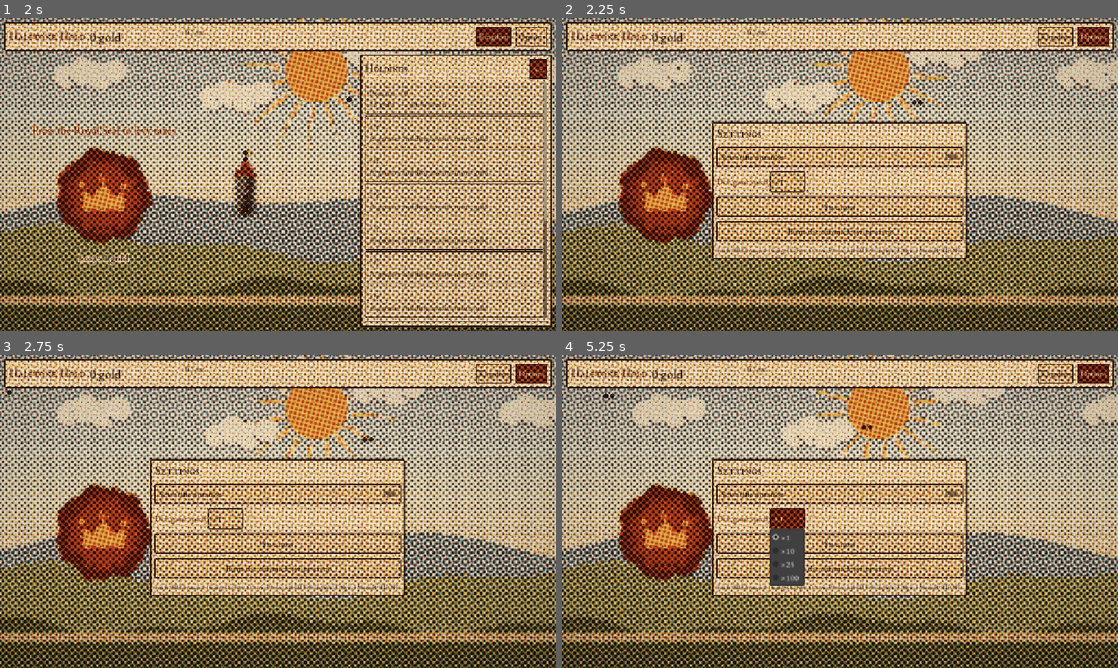
Above: before the commit, frames 1-4 (two rows, left to right).
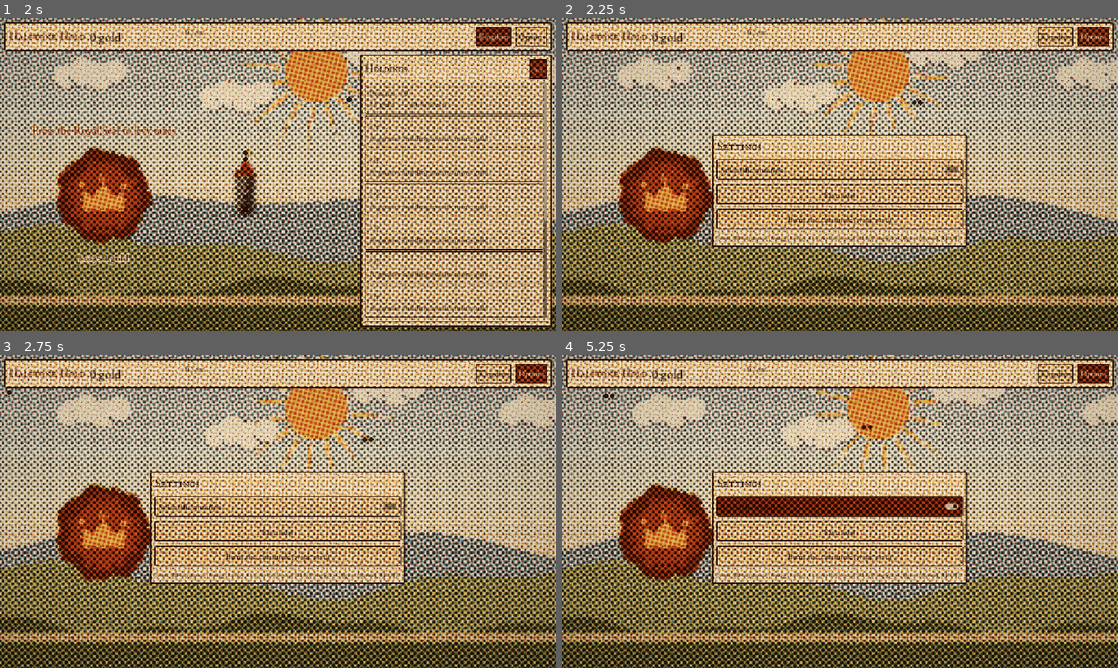
Above: after the commit, the same moments.

Repository: TheoGue1/halftone-hold
Game: Godot game, scene res://main.tscn
Same seed, same stepped clock (60 frames per second), same inputs: the game is played once before the commit and once after it.
Inputs (mouse positions are in pixels of both pictures, inside the frame that each line leads up to):
- Up to frame 1 (2 s): click "Kingdom" at 0.5 s; click "×1" at 1.25 s
- Up to frame 2 (2.25 s): click "Options" at 2 s
- Up to frame 3 (2.75 s): no input
- Up to frame 4 (5.25 s): move the mouse to (962, 495) at 2.77 s; hold Right 2.78-3.5 s; click (962, 495) at 2.92 s; click "Scientific notation" at 3.5 s; drag from (728, 527) to (812, 574) at 4.27 s; click (789, 517) at 5 s, where only the run before the commit has a clickable "×1"

Frame 1 is identical in both runs. In frame 2, 11% of the frame differs, in the area x 27-73%, y 32-77%; in frame 3, 11%; in frame 4, 13%.

Commit message:
remove dev game-speed option + re-export web build
Co-Authored-By: Claude Opus 5.5 <noreply@anthropic.com>

Diff:
--- a/scripts/main.gd
+++ b/scripts/main.gd
@@ -17,7 +17,6 @@
 const FADED := Color(0.45, 0.4, 0.34)
 const UI_REFRESH := 0.1
 const MAX_FLOATERS := 40
-const DEV_SPEEDS := [1, 10, 25, 100]
 const HALFTONE_CELL := 4.0  # finest screen the shader prints cleanly
 const KIND_NAMES := ["Minor", "Notable", "Keystone", "Origin"]
 
@@ -624,15 +623,6 @@
 	sci.button_pressed = Game.settings.notation == 1
 	sci.toggled.connect(func(on: bool) -> void: Game.settings.notation = 1 if on else 0)
 	v.add_child(sci)
-	# ponytail: dev-only speed control, not saved; remove (or hide behind a debug build check) before release.
-	var speed_row := HBoxContainer.new()
-	speed_row.add_child(_label("Dev: game speed", 18, WAX))
-	var speed := OptionButton.new()
-	for x in DEV_SPEEDS:
-		speed.add_item("×%d" % x)
-	speed.item_selected.connect(func(i: int) -> void: Engine.time_scale = DEV_SPEEDS[i])
-	speed_row.add_child(speed)
-	v.add_child(speed_row)
 	var save := Button.new()
 	save.text = "Save now"
 	save.pressed.connect(func() -> void:
Not shown, changed: docs/index.html
Not shown, changed: docs/index.pck
